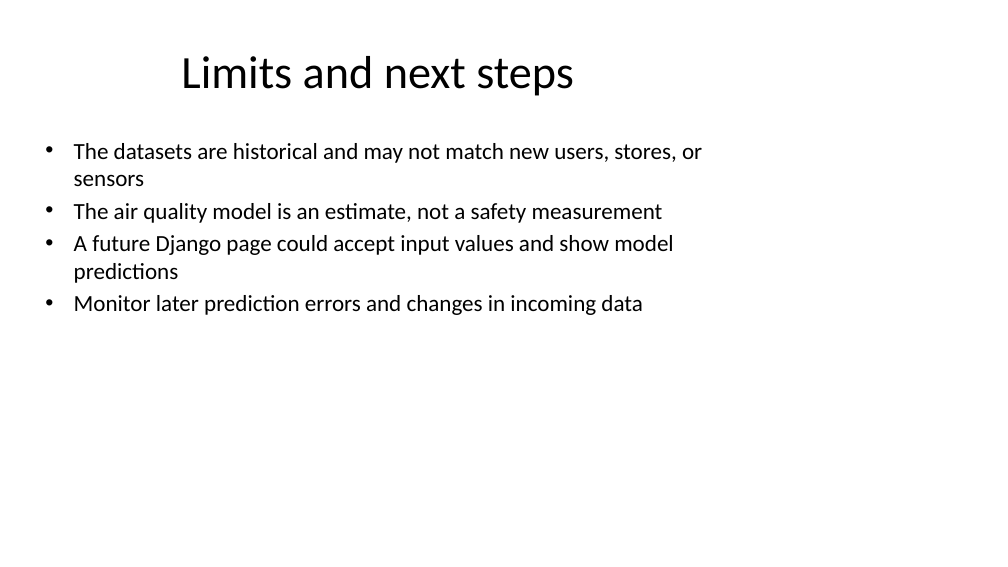
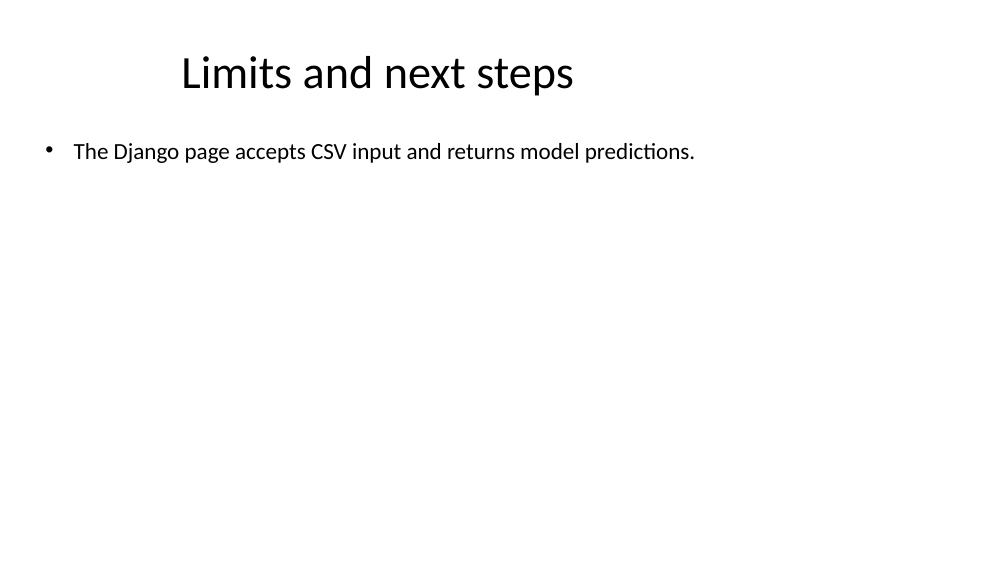
Before and after one commit to killshot-0/Online-shopping-purchase-prediction-and-Air-quality-estimation, a slide deck: slide 8 of outputs/ML_Process_Presentation.pptx. Drawn at 1008x567 pixels with LibreOffice and Linux fonts; fonts in the diff are those of the drawing. Boxes give left, top, right and bottom in pixels: in the first picture for what was removed or moved away, otherwise in the second. Text is boxed around its words. In the diff, an @@ line names an element or a change of style, - is before the commit and + after.

Commit message:
adjusted the model added reports

```diff
--- a/outputs/ML_Process_Presentation.pptx
+++ b/outputs/ML_Process_Presentation.pptx
@@ text at (x1=74, y1=143, x2=695, y2=163): text changed @@
-• The datasets are historical and may not match new users, stores, or sensors
-• The air quality model is an estimate, not a safety measurement
-• A future Django page could accept input values and show model predictions
-• Monitor later prediction errors and changes in incoming data
+• The Django page accepts CSV input and returns model predictions.
```
Also in this commit, not shown: 1 other slide changed, 8 slides added, 10 other files.
